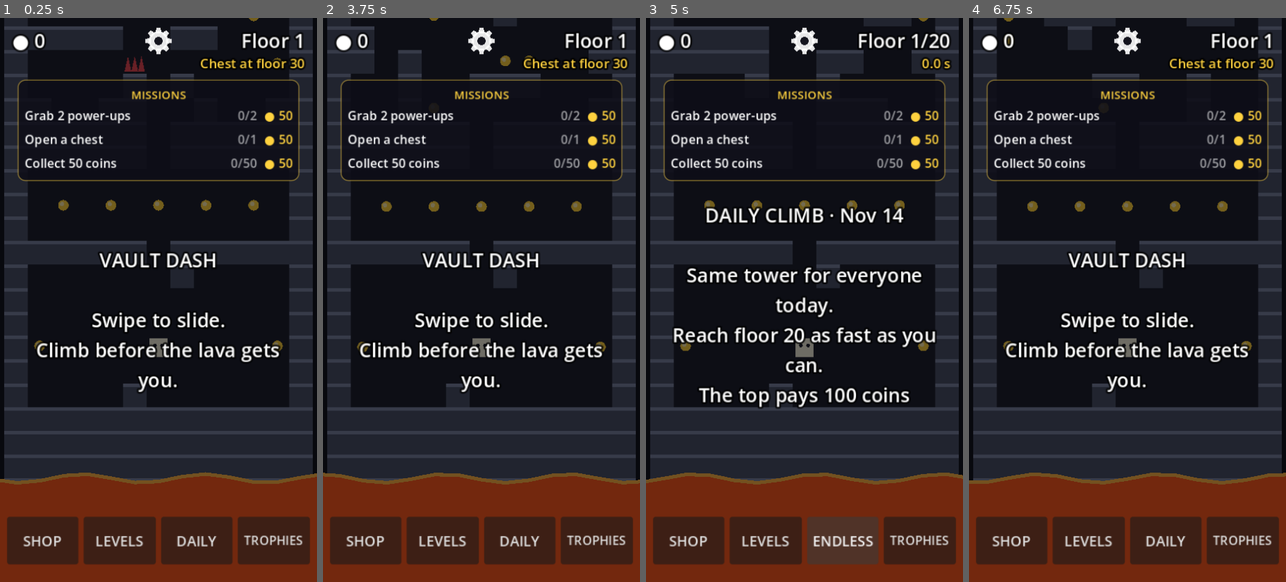
Above: before the commit, frames 1-4 (left to right).
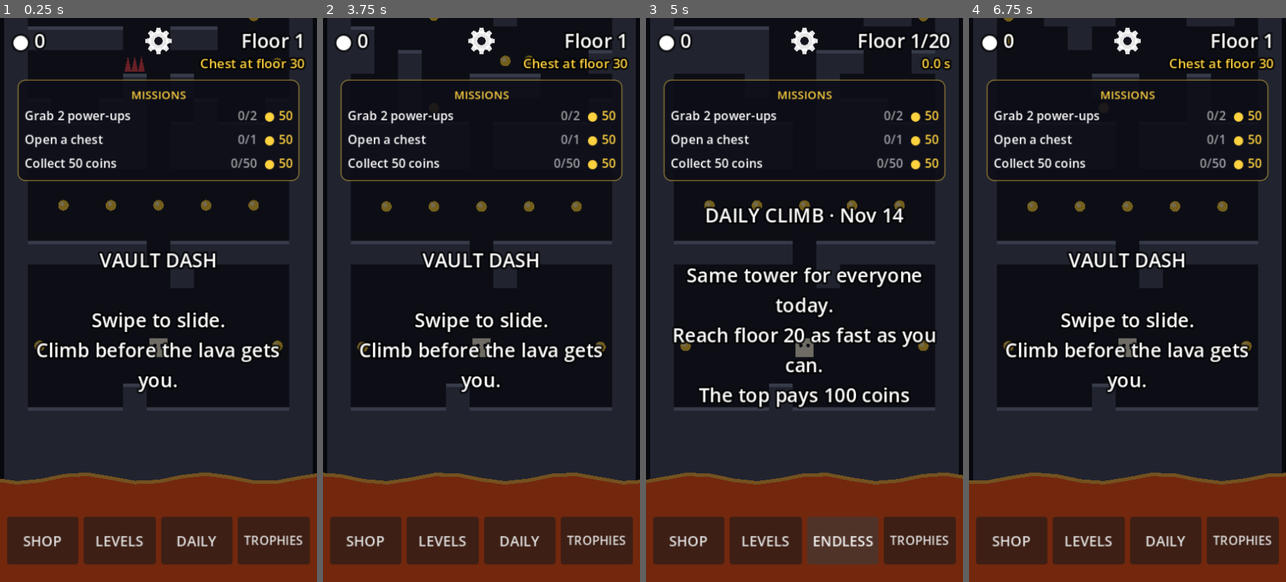
Above: after the commit, the same moments.

Repository: erelcaferm/vault-dash
Game: Godot game, scene res://scenes/main.tscn
Same seed, same stepped clock (60 frames per second), same inputs: the game is played once before the commit and once after it.
Inputs (mouse positions are in pixels of both pictures, inside the frame that each line leads up to):
- Up to frame 1 (0.25 s): no input
- Up to frame 2 (3.75 s): click (481, 113) at 0.52 s; click (481, 142) at 1.27 s; click (481, 164) at 2.02 s; click "SHOP" at 2.75 s; click "LEVELS" at 3.5 s
- Up to frame 3 (5 s): click "DAILY" at 4.25 s
- Up to frame 4 (6.75 s): click "ENDLESS" at 5 s; click "TROPHIES" at 5.75 s; click "Back" at 6.5 s

The runs differ from the first frame. In frame 1, 2.2% of the frame differs, in the area x 1-99%, y 1-83%; in frame 2, 2.3%; in frame 3, 2.4%; in frame 4, 2.3%.

Commit message:
Single roof on stacked walls, sealed pockets filled, lists scroll from anywhere, clearer fake floor
- A wall only shows its lit top edge when nothing solid sits on it, for
  the biome walls and every cracked-wall skin (also in the editor)
- Floor sealed off from the doors in 44 room layouts is now wall;
  generate_rooms.py does this for future layouts
- Controls inside scroll lists pass touches on, so a drag that starts on
  a trophy row or shop card scrolls instead of getting stuck (test_scroll)
- Fake floor gets a white crack and outline

Co-Authored-By: Claude Opus 5.5 (1M context) <noreply@anthropic.com>
Claude-Session: https://claude.ai/code/session_012HmKL1m49VtDJvmPDdVVsr

Diff:
--- a/scripts/level_editor.gd
+++ b/scripts/level_editor.gd
@@ -333,7 +333,8 @@
 	var h: int = level.rows.size()
 	for y in h:
 		for x in w:
-			_draw_tile(_canvas, Rect2(x * _cell, y * _cell, _cell, _cell), level.rows[y][x])
+			var above: String = level.rows[y - 1][x] if y > 0 else "."
+			_draw_tile(_canvas, Rect2(x * _cell, y * _cell, _cell, _cell), level.rows[y][x], above != "#" and above != "x")
 	var line := Color(1, 1, 1, 0.05)
 	for x in w + 1:
 		_canvas.draw_line(Vector2(x * _cell, 0), Vector2(x * _cell, h * _cell), line)
@@ -341,14 +342,15 @@
 		_canvas.draw_line(Vector2(0, y * _cell), Vector2(w * _cell, y * _cell), line)
 
 
-func _draw_tile(canvas: CanvasItem, r: Rect2, t: String) -> void:
+func _draw_tile(canvas: CanvasItem, r: Rect2, t: String, roof := true) -> void:
 	var mid := r.get_center()
 	var s := r.size.x
 	canvas.draw_rect(r, FLOOR)
 	match t:
 		"#":
 			canvas.draw_rect(r, WALL)
-			canvas.draw_rect(Rect2(r.position, Vector2(s, s * 0.15)), EDGE)
+			if roof:
+				canvas.draw_rect(Rect2(r.position, Vector2(s, s * 0.15)), EDGE)
 		"c":
 			canvas.draw_circle(mid, s * 0.24, GOLD)
 		"^":
@@ -359,7 +361,7 @@
 					Vector2(bx, r.end.y - 2), Vector2(bx + w * 0.5, r.position.y + s * 0.25), Vector2(bx + w, r.end.y - 2),
 				]), Color("e84855"))
 		"x":
-			Skins.draw_cracked(canvas, r, game._wall_skin())
+			Skins.draw_cracked(canvas, r, game._wall_skin(), 0.0, roof)
 		"f":
 			canvas.draw_rect(r.grow(-2), Color(0, 0, 0, 0.35))
 			canvas.draw_line(r.position + Vector2(s * 0.25, s * 0.3), mid, Color(1, 1, 1, 0.3), 1.5)
--- a/scripts/main.gd
+++ b/scripts/main.gd
@@ -234,6 +234,8 @@
 	get_tree().node_added.connect(_on_node_added)
 	for b in find_children("*", "BaseButton", true, false):
 		_add_click(b)
+	for c in find_children("*", "Control", true, false):
+		_let_scroll_through(c)
 	reset()
 	# Chests saved in a run that never ended, like when the app was closed.
 	if pending_chests > 0:
@@ -1355,6 +1357,23 @@
 func _on_node_added(node: Node) -> void:
 	if node is BaseButton:
 		_add_click(node)
+	if node is Control:
+		_let_scroll_through(node)
+
+
+## A finger that lands on a card, row or progress bar in a scrolling list
+## must still scroll it. Controls that stop touches would swallow the drag
+## and the list would feel stuck, so inside a ScrollContainer they pass
+## touches on instead. Taps still press buttons; drags never do.
+static func _let_scroll_through(node: Control) -> void:
+	if node.mouse_filter != Control.MOUSE_FILTER_STOP or node is ScrollBar:
+		return
+	var p := node.get_parent()
+	while p != null:
+		if p is ScrollContainer:
+			node.mouse_filter = Control.MOUSE_FILTER_PASS
+			return
+		p = p.get_parent()
 
 
 func _add_click(b: BaseButton) -> void:
@@ -1880,7 +1899,8 @@
 	match t:
 		TowerScript.WALL:
 			draw_rect(r, biome.wall)
-			draw_rect(Rect2(r.position, Vector2(TILE, 4)), biome.edge)
+			if _has_roof(c):
+				draw_rect(Rect2(r.position, Vector2(TILE, 4)), biome.edge)
 		TowerScript.COIN, TowerScript.FAKE_COIN:
 			if t == TowerScript.FAKE_COIN:
 				_draw_fake_floor(r, c)
@@ -1895,7 +1915,7 @@
 					Vector2(bx, r.end.y - 3), Vector2(bx + w * 0.5, r.position.y + TILE * 0.25), Vector2(bx + w, r.end.y - 3),
 				]), SPIKE_COLOR)
 		TowerScript.CRACKED:
-			Skins.draw_cracked(self, r, _wall_skin(), anim_time)
+			Skins.draw_cracked(self, r, _wall_skin(), anim_time, _has_roof(c))
 		TowerScript.FAKE:
 			_draw_fake_floor(r, c)
 		TowerScript.GOAL:
@@ -1905,14 +1925,22 @@
 			draw_circle(mid, 4.0, Color.WHITE)
 
 
-## Fake floor that will give way looks like normal floor with a small
-## hairline crack, so a careful player can spot it. (On normal floors fake
-## tiles are solid and unmarked, so only real traps show a crack.)
+## Whether a wall at `c` shows its lit top edge: only when nothing solid
+## sits right above it, so stacked walls read as one block.
+func _has_roof(c: Vector2i) -> bool:
+	var above: String = tower.get_tile(c + Vector2i.UP)
+	return above != TowerScript.WALL and above != TowerScript.CRACKED
+
+
+## Fake floor that will give way looks like normal floor with a crack and
+## a thin white outline, so it's easy to spot at a glance. (On normal floors
+## fake tiles are solid and unmarked, so only real traps show.)
 func _draw_fake_floor(r: Rect2, _c: Vector2i) -> void:
-	var crack := Color(0, 0, 0, 0.45)
+	draw_rect(r.grow(-2.5), Color(1, 1, 1, 0.55), false, 1.5)
+	var crack := Color(1, 1, 1, 0.6)
 	var p := r.position
-	draw_polyline(PackedVector2Array([p + Vector2(9, 10), p + Vector2(13, 14), p + Vector2(12, 18), p + Vector2(16, 21)]), crack, 1.0)
-	draw_line(p + Vector2(13, 14), p + Vector2(18, 12), crack, 1.0)
+	draw_polyline(PackedVector2Array([p + Vector2(8, 9), p + Vector2(13, 14), p + Vector2(12, 18), p + Vector2(17, 21)]), crack, 1.5)
+	draw_line(p + Vector2(13, 14), p + Vector2(19, 11), crack, 1.5)
 
 
 func _draw_player() -> void:
--- a/scripts/rooms.gd
+++ b/scripts/rooms.gd
@@ -27,10 +27,10 @@
 const LAYOUTS := [
 	[  # 0
 		"######.######",
-		"#..#.#c.#...#",
-		"#..#..c..#..#",
-		"#........#..#",
-		"####..c...#.#",
+		"#..#.#c.#####",
+		"#..#..c..####",
+		"#........####",
+		"####..c...###",
 		"##........###",
 		"#...........#",
 		"####........#",
@@ -58,7 +58,7 @@
 		"#..###.c....#",
 		"#......#....#",
 		"#......###..#",
-		"#......#.#f.#",
+		"#......###f.#",
 		"#c.##..###f.#",
 		"#.........c.#",
 		"#######.##.##",
@@ -115,8 +115,8 @@
 		"#..#..f..#.f#",
 		"#..#.c....f.#",
 		"#..##.#...###",
-		"#..^..####.##",
-		"#...#.c.###.#",
+		"#..^..#######",
+		"#...#.c.#####",
 		"#..###.....##",
 		"#.....c###..#",
 		"#..#....#...#",
@@ -153,7 +153,7 @@
 	],
 	[  # 9
 		"######.######",
-		"#..#.#....#.#",
+		"#..###....#.#",
 		"#c..##....#x#",
 		"###..#c.....#",
 		"#c##.#....###",
@@ -167,7 +167,7 @@
 	],
 	[  # 10
 		"######.######",
-		"###.#.....#.#",
+		"###.#.....###",
 		"#.#c...#.f###",
 		"#....fF#..###",
 		"#.c..#.c....#",
@@ -181,7 +181,7 @@
 	],
 	[  # 11
 		"######.######",
-		"#.#....##...#",
+		"###....##...#",
 		"##........###",
 		"#.c.........#",
 		"#..#...#.x#c#",
@@ -190,7 +190,7 @@
 		"##.#....#..##",
 		"#..#.#c.c.c.#",
 		"#....###f####",
-		"#......ff#..#",
+		"#......ff####",
 		"######.######",
 	],
 	[  # 12
@@ -288,7 +288,7 @@
 		"#..c....c...#",
 		"##....#.c#..#",
 		"##..f.#..####",
-		"#....#...##.#",
+		"#....#...####",
 		"######.######",
 	],
 	[  # 19
@@ -330,7 +330,7 @@
 		"#.#......^#.#",
 		"#^#....f...##",
 		"##.f#.#...^##",
-		"#.c.#c.c.f#.#",
+		"#.c.#c.c.f###",
 		"######.######",
 	],
 	[  # 22
@@ -391,22 +391,22 @@
 	],
 	[  # 26
 		"######.######",
-		"#.####c.c...#",
-		"#.##..ff..###",
-		"#.##.......##",
-		"#.#..f..c.#.#",
-		"###......##.#",
-		"#..##.#...#.#",
-		"#...#.....###",
-		"#.#.#...c..##",
-		"#.#.#....####",
-		"#...##.....c#",
+		"######c.c...#",
+		"####..ff..###",
+		"####.......##",
+		"###..f..c.###",
+		"###......####",
+		"#####.#...###",
+		"#####.....###",
+		"#####...c..##",
+		"#####....####",
+		"######.....c#",
 		"######.######",
 	],
 	[  # 27
 		"######.######",
 		"#.####c..Fff#",
-		"#..#.##....x#",
+		"#..####....x#",
 		"#..###.c##..#",
 		"##..#...#..^#",
 		"#...........#",
@@ -414,12 +414,12 @@
 		"#..#..c^.#^.#",
 		"#..##......^#",
 		"#.###.c^....#",
-		"##.###......#",
+		"######......#",
 		"######.######",
 	],
 	[  # 28
 		"######.######",
-		"#.##.#.##...#",
+		"#.####.##...#",
 		"#..###cc..#.#",
 		"#c..#.......#",
 		"#...c.......#",
@@ -433,11 +433,11 @@
 	],
 	[  # 29
 		"######.######",
-		"#...c..##...#",
-		"#......#.#..#",
-		"#c..#...##..#",
-		"#.....c###.^#",
-		"#......##...#",
+		"#...c..######",
+		"#......######",
+		"#c..#...#####",
+		"#.....c######",
+		"#......######",
 		"#.....c..####",
 		"#f....#....c#",
 		"#.###.#.....#",
@@ -455,8 +455,8 @@
 		"#.#....#...##",
 		"#....x.....##",
 		"#..^..###..##",
-		"#..c..cf###.#",
-		"#^.^..cf###.#",
+		"#..c..cf#####",
+		"#^.^..cf#####",
 		"######.######",
 	],
 	[  # 31
@@ -479,7 +479,7 @@
 		"#.#.....##.##",
 		"#....#c###..#",
 		"#....#..#..##",
-		"#...#.#....c#",
+		"#...###....c#",
 		"#..###..c...#",
 		"#..^...c....#",
 		"###.....^..c#",
@@ -492,13 +492,13 @@
 		"#cF###....c.#",
 		"#.cf........#",
 		"###..##..##^#",
-		"#.#.....#...#",
-		"#.##...######",
-		"####..#...#.#",
-		"##.#..#...#.#",
-		"##..c.#.....#",
-		"##.#..c#....#",
-		"#.##f^.##...#",
+		"###.....#...#",
+		"####...######",
+		"####..#######",
+		"##.#..#######",
+		"##..c.#######",
+		"##.#..c######",
+		"####f^.######",
 		"######.######",
 	],
 	[  # 34
@@ -526,7 +526,7 @@
 		"#...f.#.#..c#",
 		"#.###F#.....#",
 		"#.##..#c.####",
-		"#...#....#..#",
+		"#...#....####",
 		"######.######",
 	],
 	[  # 36
@@ -537,10 +537,10 @@
 		"#.......#####",
 		"#.^.........#",
 		"##..##..#####",
-		"#.###cc##.f.#",
-		"##.#..#.#fx.#",
-		"##..#..f.#.c#",
-		"##...#c#....#",
+		"#####cc##.f.#",
+		"####..#.#fx.#",
+		"#####..f.#.c#",
+		"######c#....#",
 		"######.######",
 	],
 	[  # 37
@@ -579,10 +579,10 @@
 		"#...^#..c..c#",
 		"#....##.....#",
 		"#####..^.##.#",
-		"##..####....#",
-		"#..##fc.##..#",
-		"#...#f......#",
-		"#...##..c##F#",
+		"########....#",
+		"#####fc.##..#",
+		"#####f......#",
+		"######..c##F#",
 		"######.######",
 	],
 	[  # 40
@@ -594,7 +594,7 @@
 		"#.cf.f...#..#",
 		"##....cc#####",
 		"#####.......#",
-		"#.##........#",
+		"####........#",
 		"###^........#",
 		"###..^..^...#",
 		"######.######",
@@ -621,9 +621,9 @@
 		"#....f.#..###",
 		"#......#..###",
 		"####..#.....#",
-		"#..#.fc.....#",
-		"##.#c.c....^#",
-		"##.#...#...##",
+		"####.fc.....#",
+		"####c.c....^#",
+		"####...#...##",
 		"###.f#x##..##",
 		"######.######",
 	],
@@ -643,28 +643,28 @@
 	],
 	[  # 44
 		"######.######",
-		"#c.c...##...#",
-		"#.....c###..#",
-		"#.##..F#....#",
-		"#..#.#.#x...#",
-		"#..^..#.....#",
-		"#....x#.....#",
-		"#......#.#..#",
-		"#.....##....#",
-		"#.#....##.#.#",
-		"#...Ffc#..###",
+		"#c.c...######",
+		"#.....c######",
+		"#.##..F######",
+		"#..#.#.######",
+		"#..^..#######",
+		"#....x#######",
+		"#......######",
+		"#.....#######",
+		"#.#....######",
+		"#...Ffc######",
 		"######.######",
 	],
 	[  # 45
 		"######.######",
-		"#c.....##.#.#",
+		"#c.....##.###",
 		"##.ffcF....##",
 		"##.c....x...#",
 		"#..c.#......#",
 		"#....#..#...#",
 		"#..###......#",
 		"#####.......#",
-		"#.##........#",
+		"####........#",
 		"###.###..c..#",
 		"##......###.#",
 		"######.######",
@@ -685,8 +685,8 @@
 	],
 	[  # 47
 		"######.######",
-		"#....#c.....#",
-		"#.###..##...#",
+		"######c.....#",
+		"#####..##...#",
 		"####..c.#####",
 		"#^...#c..####",
 		"#..x.#.c...##",
@@ -694,12 +694,12 @@
 		"#.....c..x..#",
 		"##...^.Ff..##",
 		"##..###.^.f##",
-		"##...#.c..#.#",
+		"##...#.c..###",
 		"######.######",
 	],
 	[  # 48
 		"######.######",
-		"#..#f..c..#.#",
+		"#..#f..c..###",
 		"#..cc..######",
 		"#.##..F.....#",
 		"#xc..fc.....#",
@@ -776,9 +776,9 @@
 		"#.#.####.#.f#",
 		"###......##.#",
 		"##......#####",
-		"#c....c.##..#",
-		"#..c..#.##..#",
-		"#........#..#",
+		"#c....c.#####",
+		"#..c..#.#####",
+		"#........####",
 		"######.######",
 	],
 	[  # 54
@@ -791,8 +791,8 @@
 		"#.....#.....#",
 		"##.f........#",
 		"##...c..c...#",
-		"#.#f###...c.#",
-		"#.#f....#####",
+		"###f###...c.#",
+		"###f....#####",
 		"######.######",
 	],
 	[  # 55
@@ -847,8 +847,8 @@
 		"#..##.#....c#",
 		"#..###......#",
 		"#####F##...##",
-		"##.##.c..#..#",
-		"###.#...#...#",
+		"#####.c..#..#",
+		"#####...#...#",
 		"######.######",
 	],
 	[  # 59
@@ -867,7 +867,7 @@
 	],
 	[  # 60
 		"######.######",
-		"#.##.#c.....#",
+		"####.#c.....#",
 		"##.#...#c...#",
 		"##.c...#.#.##",
 		"###...cx...##",
@@ -881,16 +881,16 @@
 	],
 	[  # 61
 		"######.######",
-		"#....#...c#.#",
-		"#.......#f#.#",
-		"##...##^..#.#",
-		"##..c#...#..#",
-		"##....#..#..#",
-		"#F....#..##.#",
-		"#.c##.#...#.#",
-		"#....c.####.#",
-		"#cc..###...##",
-		"##....cf#...#",
+		"#....#...c###",
+		"#.......#f###",
+		"##...##^..###",
+		"##..c#...####",
+		"##....#..####",
+		"#F....#..####",
+		"#.c##.#...###",
+		"#....c.######",
+		"#cc..########",
+		"##....cf#####",
 		"######.######",
 	],
 	[  # 62
@@ -959,7 +959,7 @@
 		"#...c#...c..#",
 		"#....#....#.#",
 		"###......##.#",
-		"#.#...c.###.#",
+		"###...c.###.#",
 		"#####x...#..#",
 		"######.######",
 	],
@@ -970,11 +970,11 @@
 		"#x...#.c.x..#",
 		"#....f....#^#",
 		"###.###.c...#",
-		"#..##.......#",
+		"#####.......#",
 		"###...##....#",
 		"#........#..#",
 		"#.fcf..#.####",
-		"#..#.....#..#",
+		"#..#.....####",
 		"######.######",
 	],
 	[  # 68
@@ -1015,7 +1015,7 @@
 		"#..#...#....#",
 		"#..#.c.#....#",
 		"##..c###...##",
-		"###Ff....##.#",
+		"###Ff....####",
 		"###.#......##",
 		"######.######",
 	],
@@ -1058,7 +1058,7 @@
 		"#.c#####.##.#",
 		"#...#...ff.c#",
 		"#####.c.....#",
-		"#....#..#...#",
+		"######..#...#",
 		"######.######",
 	],
 	[  # 74
@@ -1119,8 +1119,8 @@
 	],
 	[  # 78
 		"######.######",
-		"#...##c.#...#",
-		"####....#.#.#",
+		"######c.#####",
+		"####....#####",
 		"#....#...####",
 		"######.#....#",
 		"#..f..###..c#",
@@ -1128,13 +1128,13 @@
 		"#..c.f...c..#",
 		"#.##...c#c..#",
 		"#....c.....##",
-		"#.c.#f..#.#.#",
+		"#.c.#f..#.###",
 		"######.######",
 	],
 	[  # 79
 		"######.######",
-		"###..#..x.c.#",
-		"#..###c..c###",
+		"######..x.c.#",
+		"######c..c###",
 		"####.#.#..###",
 		"#..#...#...f#",
 		"##....^.#f..#",
@@ -1161,7 +1161,7 @@
 	],
 	[  # 81
 		"######.######",
-		"###...c.##.##",
+		"###...c.#####",
 		"#...x..##.#.#",
 		"#....ffxc...#",
 		"#c....#.....#",
@@ -1182,14 +1182,14 @@
 		"#c.##...#c.##",
 		"#..#......c.#",
 		"####...#..#.#",
-		"#.#....#...##",
-		"#.#..f.####.#",
-		"###.##.#....#",
+		"###....#...##",
+		"###..f.######",
+		"###.##.######",
 		"######.######",
 	],
 	[  # 83
 		"######.######",
-		"#.#..#..x...#",
+		"###..#..x...#",
 		"####.....f..#",
 		"#.#c........#",
 		"#.#.c#.####.#",
@@ -1203,7 +1203,7 @@
 	],
 	[  # 84
 		"######.######",
-		"#^###..####.#",
+		"#####..####.#",
 		"##.##.......#",
 		"#x.....c...##",
 		"#..#.##...###",
@@ -1239,8 +1239,8 @@
 		"#..##.#.....#",
 		"#^.#c.......#",
 		"####...^f...#",
-		"#.##..c##.###",
-		"#...##.^...##",
+		"####..c##.###",
+		"######.^...##",
 		"######.######",
 	],
 	[  # 87
@@ -1267,8 +1267,8 @@
 		"#..#.#......#",
 		"##......ff.F#",
 		"##.^#...#####",
-		"#....c..#...#",
-		"#..x.....#..#",
+		"#....c..#####",
+		"#..x.....####",
 		"######.######",
 	],
 	[  # 89
@@ -1294,7 +1294,7 @@
 		"##..#cc....##",
 		"###.#.c.^.x##",
 		"##...f###...#",
-		"#.#.cx..#.^.#",
+		"###.cx..#.^.#",
 		"####.#.###..#",
 		"#...........#",
 		"######.######",
@@ -1324,7 +1324,7 @@
 		"#c.......c.##",
 		"#.....###..##",
 		"##c..#......#",
-		"#.####.#.#..#",
+		"######.#.#..#",
 		"######.######",
 	],
 	[  # 93
@@ -1376,7 +1376,7 @@
 		"#c...#......#",
 		"#..f....^..##",
 		"#....##.##..#",
-		"#.c#..##.#..#",
+		"#.c#..####..#",
 		"#..#..###..^#",
 		"#c.#^.##...x#",
 		"#......f.#..#",
--- a/scripts/skins.gd
+++ b/scripts/skins.gd
@@ -320,7 +320,9 @@
 			canvas.draw_arc(Vector2(x, y), 2.0 + life * 3.5, 0, TAU, 12, Color(bubble, 1.0 - life), 2.0)
 
 
-static func draw_cracked(canvas: CanvasItem, r: Rect2, skin: Dictionary, time := 0.0) -> void:
+## `roof` is false when another wall sits right on top, so a stack of walls
+## reads as one solid block with a single lit top edge.
+static func draw_cracked(canvas: CanvasItem, r: Rect2, skin: Dictionary, time := 0.0, roof := true) -> void:
 	var base: Color = skin.base
 	var top: Color = skin.top
 	var detail: Color = skin.detail
@@ -329,7 +331,8 @@
 	var p := r.position
 	var mid := r.get_center()
 	canvas.draw_rect(r, base)
-	canvas.draw_rect(Rect2(p, Vector2(w, h * 0.13)), top)
+	if roof:
+		canvas.draw_rect(Rect2(p, Vector2(w, h * 0.13)), top)
 	match skin.style:
 		"crack":
 			canvas.draw_polyline(PackedVector2Array([
@@ -339,7 +342,7 @@
 			canvas.draw_line(mid + Vector2(-w * 0.06, 0), mid + Vector2(w * 0.2, -h * 0.25), detail, 2.0)
 		"mud":
 			# Drips running down from the top edge, and a few lumps.
-			for i in 3:
+			for i in 3 if roof else 0:
 				var x := p.x + w * (0.2 + i * 0.3)
 				var drip := h * (0.25 + 0.12 * ((i * 7) % 3))
 				canvas.draw_line(Vector2(x, p.y + h * 0.1), Vector2(x, p.y + h * 0.1 + drip), top, w * 0.12)
@@ -348,9 +351,10 @@
 			canvas.draw_circle(mid + Vector2(w * 0.2, h * 0.3), w * 0.06, detail)
 		"snow":
 			# A snow cap and a couple of sparkles.
-			canvas.draw_rect(Rect2(p, Vector2(w, h * 0.3)), top)
-			canvas.draw_circle(p + Vector2(w * 0.3, h * 0.3), w * 0.12, top)
-			canvas.draw_circle(p + Vector2(w * 0.72, h * 0.28), w * 0.1, top)
+			if roof:
+				canvas.draw_rect(Rect2(p, Vector2(w, h * 0.3)), top)
+				canvas.draw_circle(p + Vector2(w * 0.3, h * 0.3), w * 0.12, top)
+				canvas.draw_circle(p + Vector2(w * 0.72, h * 0.28), w * 0.1, top)
 			var twinkle := 0.5 + 0.5 * sin(time * 4.0 + p.x)
 			_sparkle(canvas, mid + Vector2(-w * 0.15, h * 0.2), w * 0.12, Color(detail, 0.5 + twinkle * 0.5))
 			_sparkle(canvas, mid + Vector2(w * 0.22, h * 0.05), w * 0.08, Color(detail, 1.0 - twinkle * 0.5))
--- /dev/null
+++ b/tests/test_scroll.gd
@@ -0,0 +1,75 @@
+extends SceneTree
+## Checks that the trophies and shop lists scroll when a drag starts on a
+## card or row, and that a drag doesn't press the card it started on.
+## Run: godot --headless --path . --script res://tests/test_scroll.gd
+
+const SAVE := "user://test_scroll_save.cfg"
+
+var failures := 0
+
+
+func _initialize() -> void:
+	DirAccess.remove_absolute(ProjectSettings.globalize_path(SAVE))
+	var game = load("res://scenes/main.tscn").instantiate()
+	game.save_path = SAVE
+	root.add_child(game)
+	await process_frame
+
+	game._open_achievements()
+	await _settle()
+	var trophies: ScrollContainer = game.achievements_screen.find_children("*", "ScrollContainer", true, false)[0]
+	await _drag(trophies)
+	_expect(trophies.scroll_vertical > 50, "dragging on a trophy row scrolls the list (got %d)" % trophies.scroll_vertical)
+	game.achievements_screen.closed.emit()
+
+	game.total_coins = 100000
+	game._open_shop()
+	game.shop._show_tab("hero")
+	await _settle()
+	var shop_scroll: ScrollContainer = game.shop._scroll
+	var hero_before: String = game.equipped_hero
+	var coins_before: int = game.total_coins
+	await _drag(shop_scroll)
+	_expect(shop_scroll.scroll_vertical > 50, "dragging on a shop card scrolls the shop (got %d)" % shop_scroll.scroll_vertical)
+	_expect(game.equipped_hero == hero_before and game.total_coins == coins_before, "a drag doesn't buy or equip the card under the finger")
+
+	DirAccess.remove_absolute(ProjectSettings.globalize_path(SAVE))
+	if failures == 0:
+		print("PASS: trophies and shop scroll from anywhere")
+	quit(1 if failures > 0 else 0)
+
+
+func _settle() -> void:
+	for i in 4:
+		await process_frame
+
+
+## A finger drag upwards that starts in the middle of the list.
+func _drag(scroll: ScrollContainer) -> void:
+	var r := scroll.get_global_rect()
+	var at := Vector2(r.position.x + r.size.x * 0.3, r.position.y + r.size.y * 0.75)
+	# Events arrive in window pixels; the game is drawn scaled to the window.
+	var to_window := root.get_final_transform()
+	var t := InputEventScreenTouch.new()
+	t.position = to_window * at
+	t.pressed = true
+	Input.parse_input_event(t)
+	await process_frame
+	for k in 12:
+		var d := InputEventScreenDrag.new()
+		d.relative = to_window.basis_xform(Vector2(0, -15))
+		at += Vector2(0, -15)
+		d.position = to_window * at
+		Input.parse_input_event(d)
+		await process_frame
+	t = InputEventScreenTouch.new()
+	t.position = to_window * at
+	t.pressed = false
+	Input.parse_input_event(t)
+	await _settle()
+
+
+func _expect(ok: bool, what: String) -> void:
+	if not ok:
+		printerr("FAIL: ", what)
+		failures += 1
Not shown, added: tests/test_scroll.gd.uid
